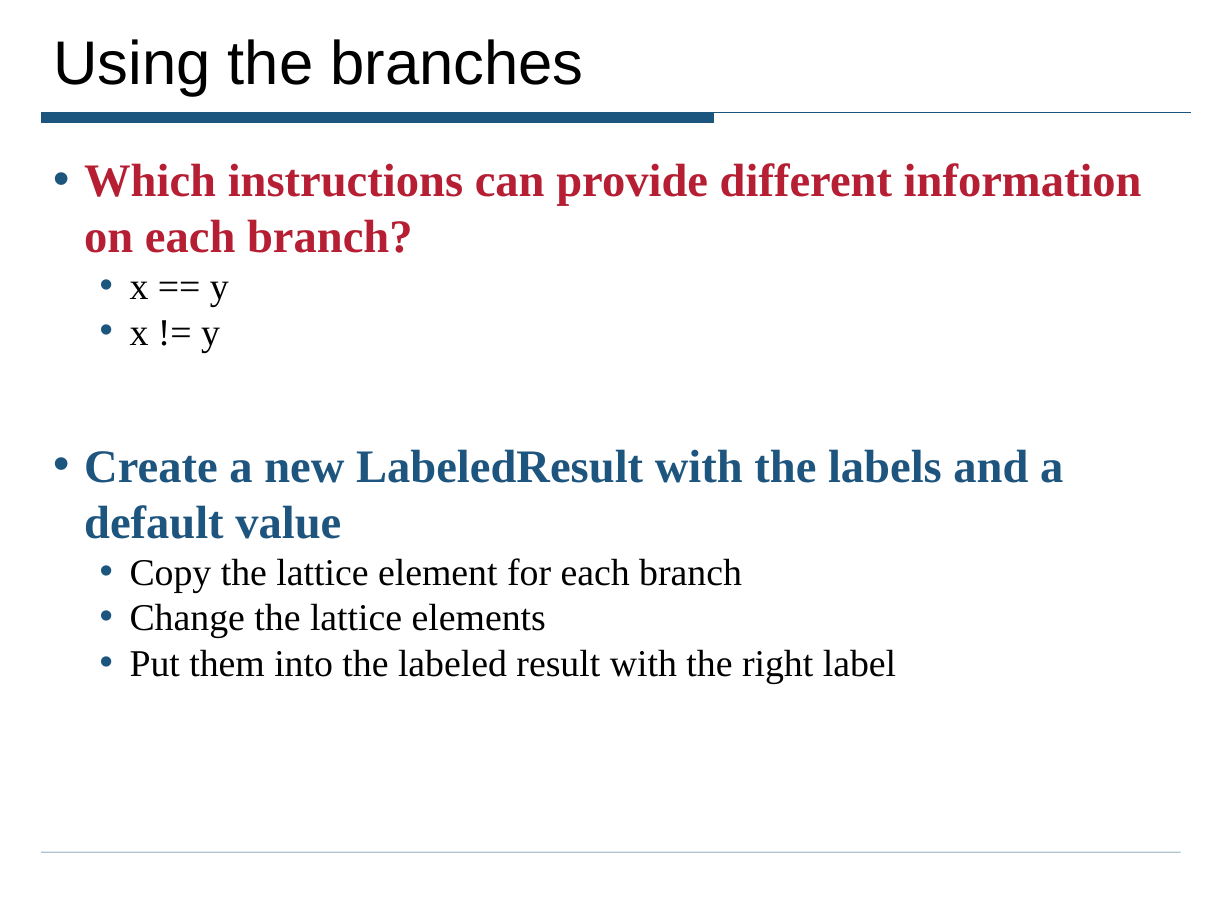
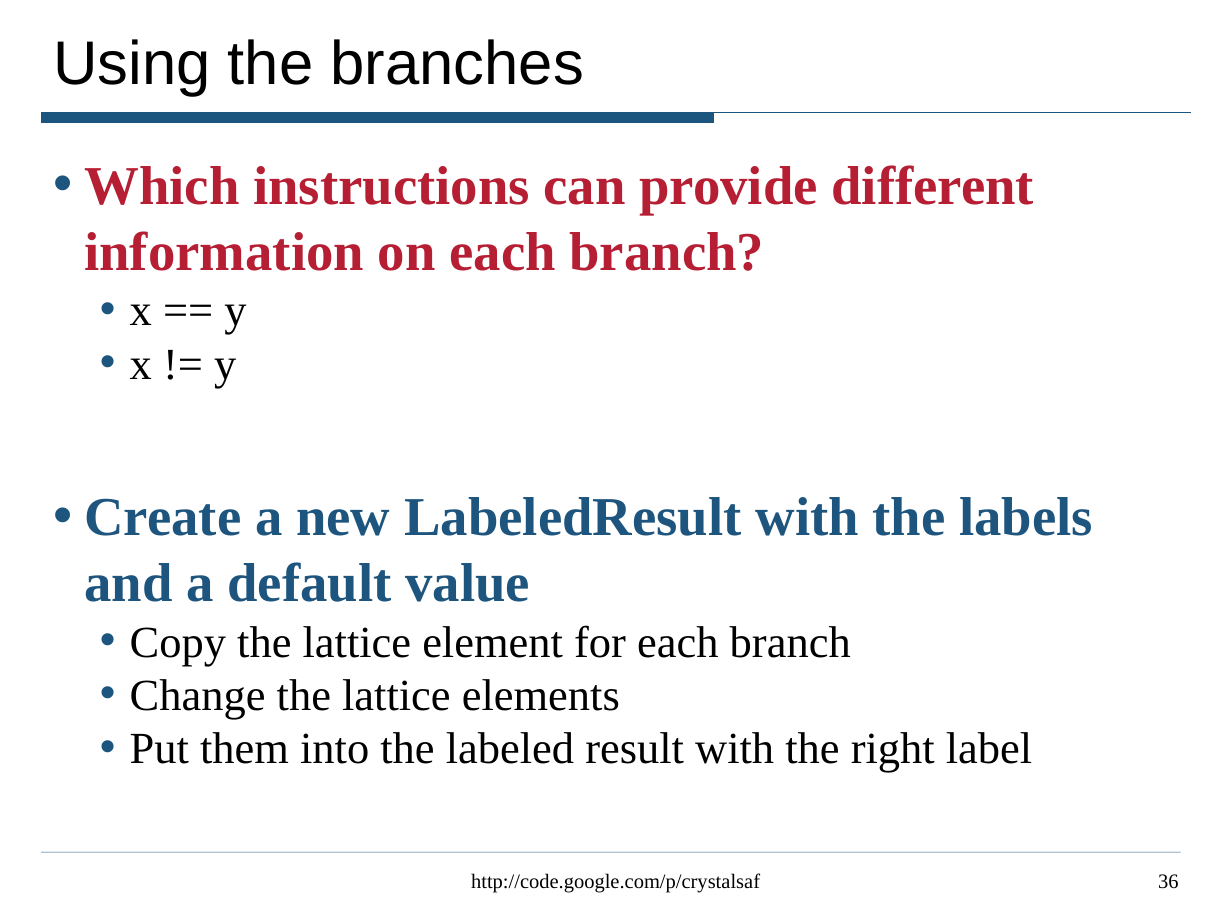
Before and after one commit to ciera/crystalsaf, a slide deck: slide 36 of TutorialExamples/CrystalTutorial.ppt. Drawn at 1232x924 pixels with LibreOffice and Linux fonts; fonts in the diff are those of the drawing. Boxes give left, top, right and bottom in pixels: in the first picture for what was removed or moved away, otherwise in the second. Text is boxed around its words. In the diff, an @@ line names an element or a change of style, - is before the commit and + after.

```diff
--- a/TutorialExamples/CrystalTutorial.ppt
+++ b/TutorialExamples/CrystalTutorial.ppt
@@ text "Which instructions can provide different ..." at <box>84,165,1093,772</box>: size 27.2 to 32 pt in "Which instructions can provide different information on ...", "Create a new LabeledResult with the labels ..."; size 22.1 to 26 pt in "x == y", "x != y", "Copy the lattice element for each branch", "Change the lattice elements" and 1 more places @@
@@ text added at <box>471,873,760,893</box>, 12 pt, text #000000 @@
+http://code.google.com/p/crystalsaf
@@ page number added at <box>1158,874,1178,889</box>, 12 pt, text #000000 @@
+36
```
Also in this commit, not shown: 35 other slides changed.
